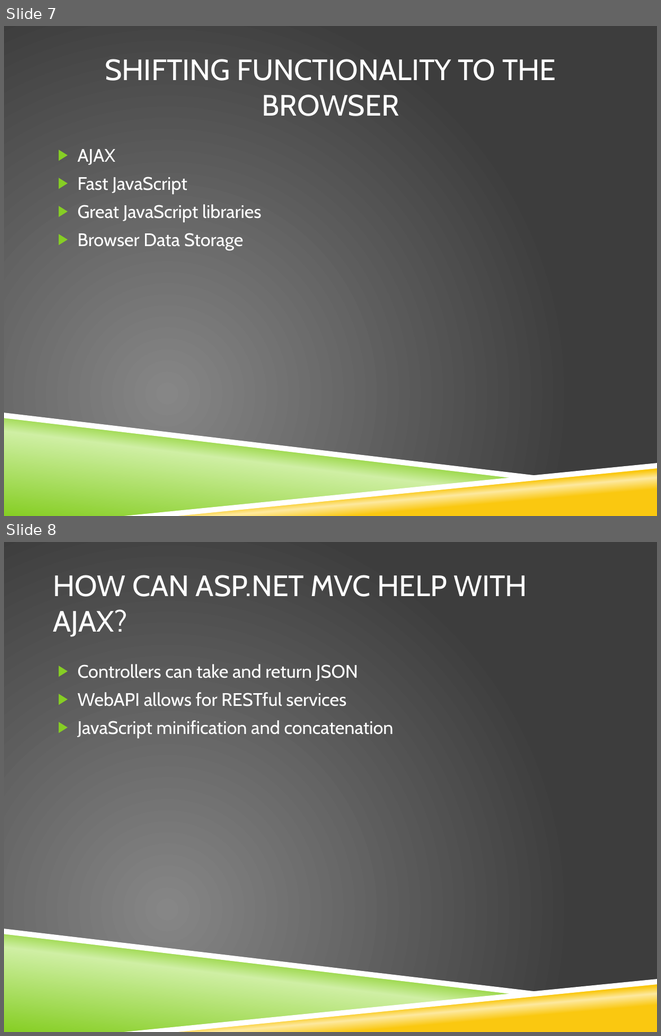
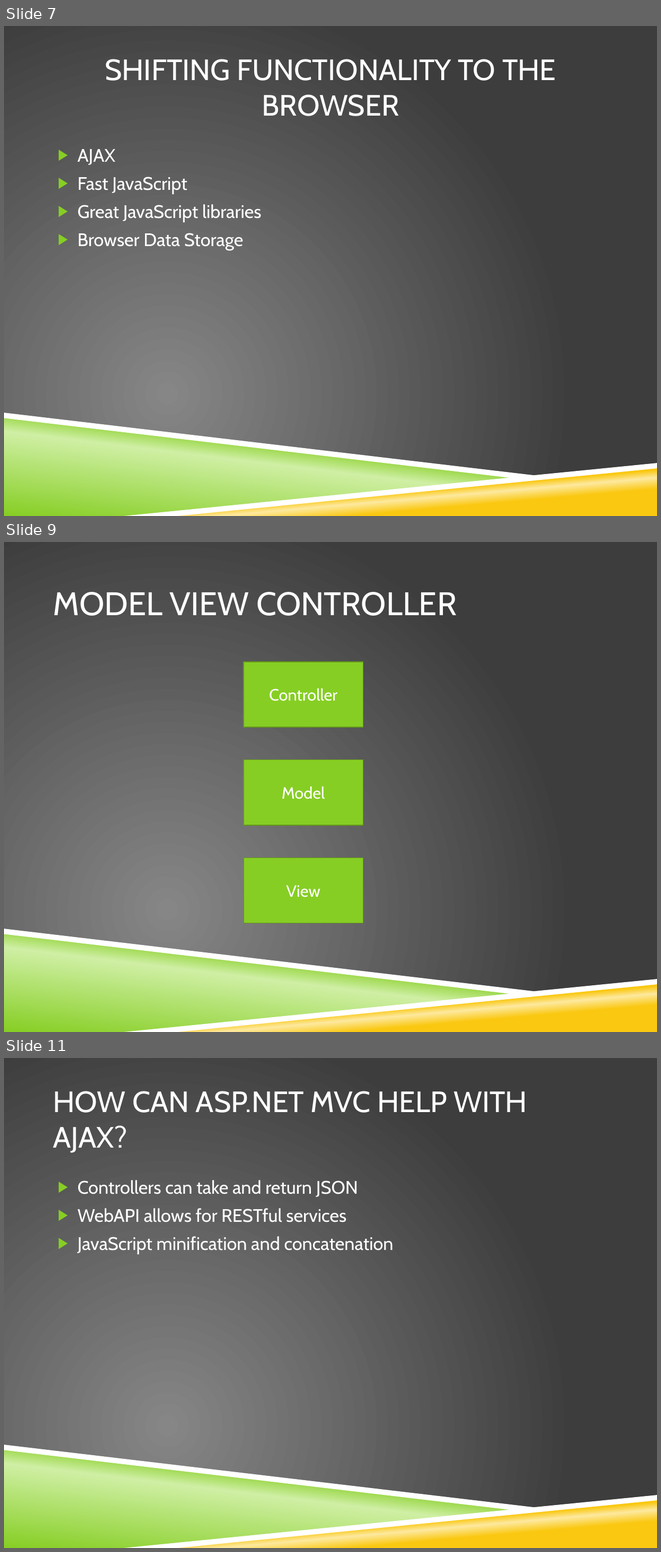
Before and after one commit to stimms/SinglePageApplications, a slide deck: Building Single page applications.pptx. Shown one above the other, each under a label of ours: slides 7 and 8 before the commit, slides 7, 9 and 11 after it; the slides between them are not shown. The pictures are 661x1036 and 661x1552 pixels, drawn with LibreOffice and Linux fonts; fonts in the diff are those of the drawing; background and template pictures are left out. Boxes give left, top, right and bottom in pixels: in the first picture for what was removed or moved away, otherwise in the second. Text is boxed around its words. In the diff, an @@ line names an element or a change of style, - is before the commit and + after.

```diff
--- a/Building Single page applications.pptx
+++ b/Building Single page applications.pptx
@@ slide 9 added at [4, 542, 657, 1032], background picture (left out); not listed: 4 template elements that a slide beside it also shows @@
@@ title added at [53, 592, 457, 616], 36 pt, text #FFFFFF @@
+MODEL VIEW CONTROLLER
@@ rectangle added at [244, 661, 363, 727], fill #86CE24, outline #63981B 1 pt, 18 pt, text #FFFFFF @@
+Controller
@@ rectangle added at [244, 759, 363, 824], fill #86CE24, outline #63981B 1 pt, 18 pt, text #FFFFFF @@
+Model
@@ rectangle added at [244, 857, 363, 923], fill #86CE24, outline #63981B 1 pt, 18 pt, text #FFFFFF @@
+View
@@ what was slide 8 is now slide 11 @@
```
Also in this commit, not shown: 5 other slides added.
